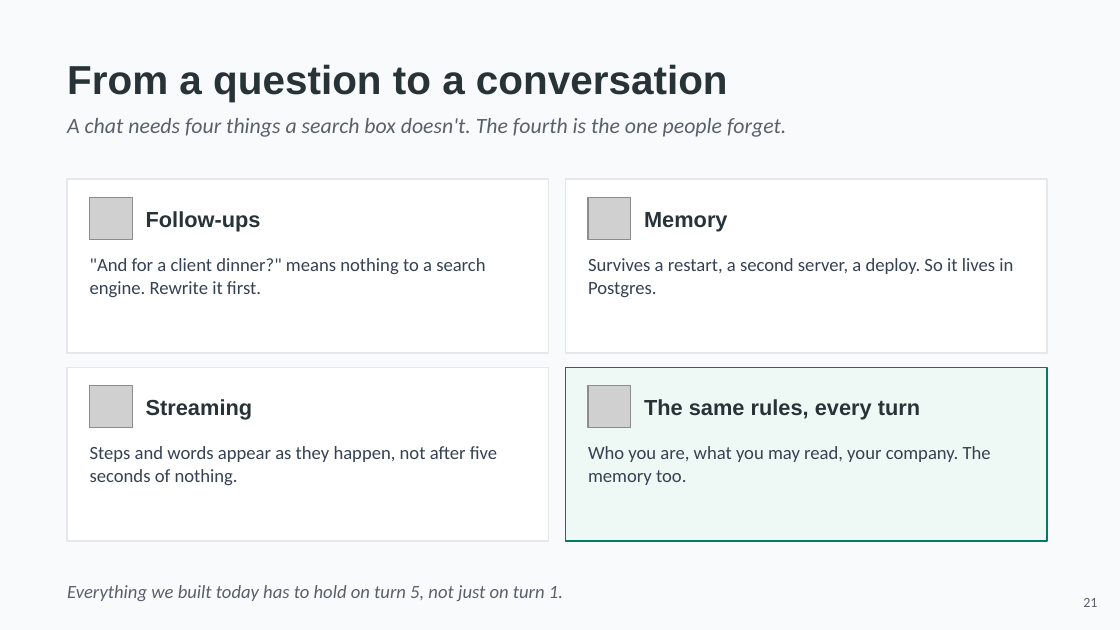
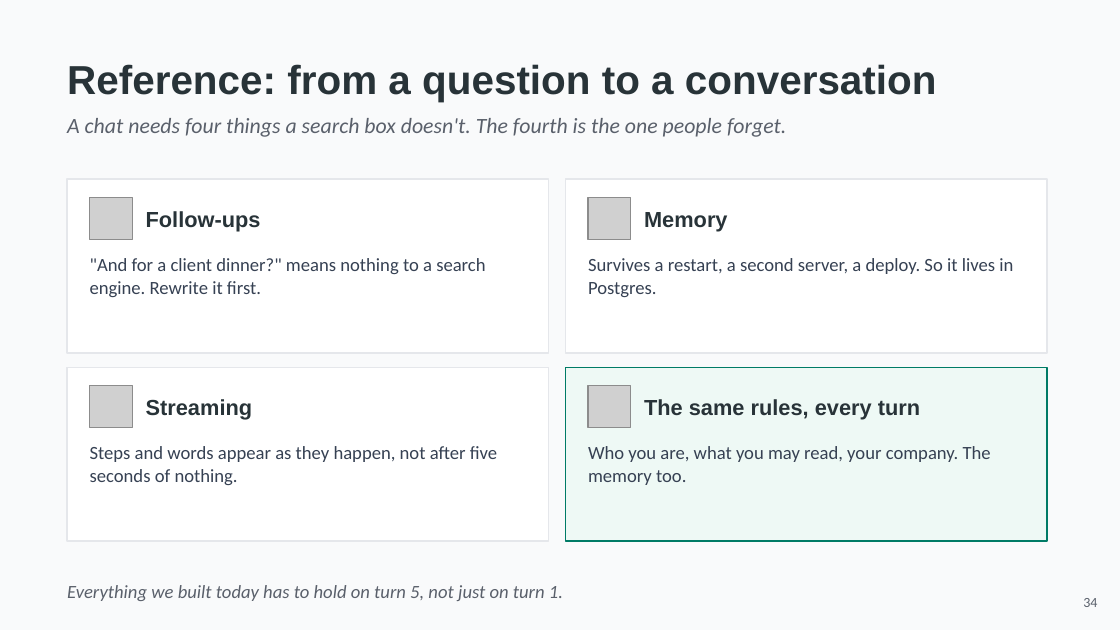
Before and after one commit to hasankanaan26/acme-desk, a slide deck: slide 34 of slides/part2-platform.pptx (slide 21 before the commit). Drawn at 1120x630 pixels with LibreOffice and Linux fonts; fonts in the diff are those of the drawing; grey boxes stand for pictures. Boxes give left, top, right and bottom in pixels: in the first picture for what was removed or moved away, otherwise in the second. Text is boxed around its words. In the diff, an @@ line names an element or a change of style, - is before the commit and + after.

```diff
--- a/slides/part2-platform.pptx
+++ b/slides/part2-platform.pptx
@@ text at bbox=[67, 64, 937, 102]: text changed @@
-From a question to a conversation
+Reference: from a question to a conversation
@@ text at bbox=[1083, 598, 1097, 607]: text changed @@
-21
+34
```
Also in this commit, not shown: 18 other slides changed, 21 slides added, 20 slides removed, 9 other files.
